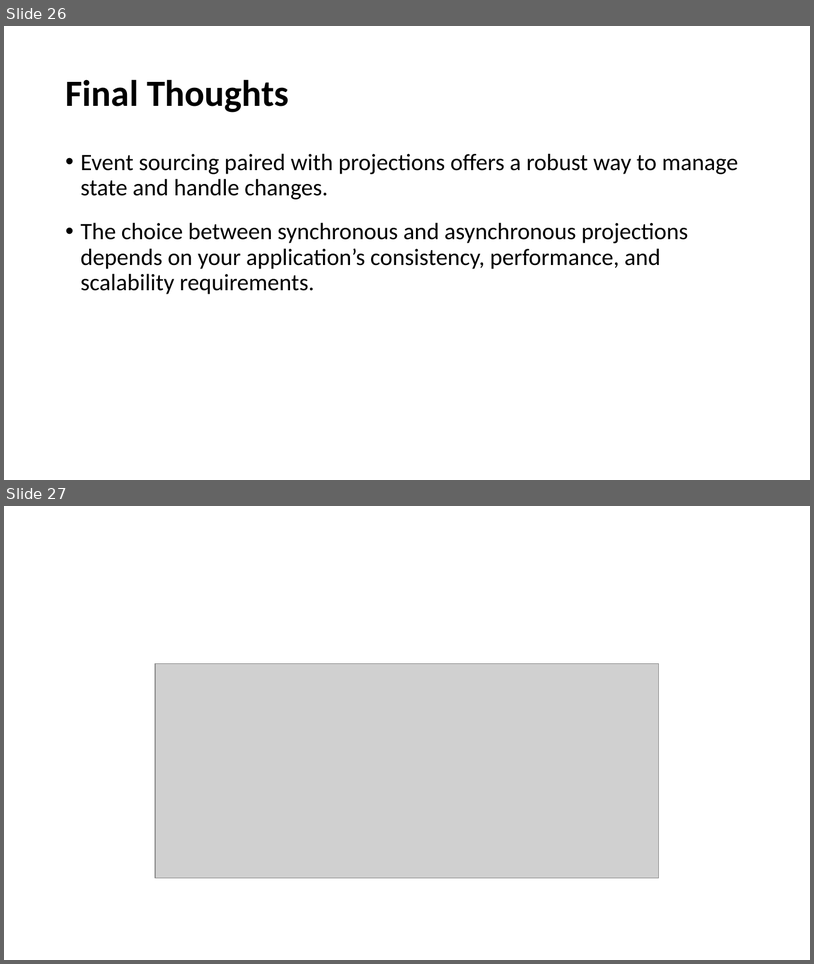
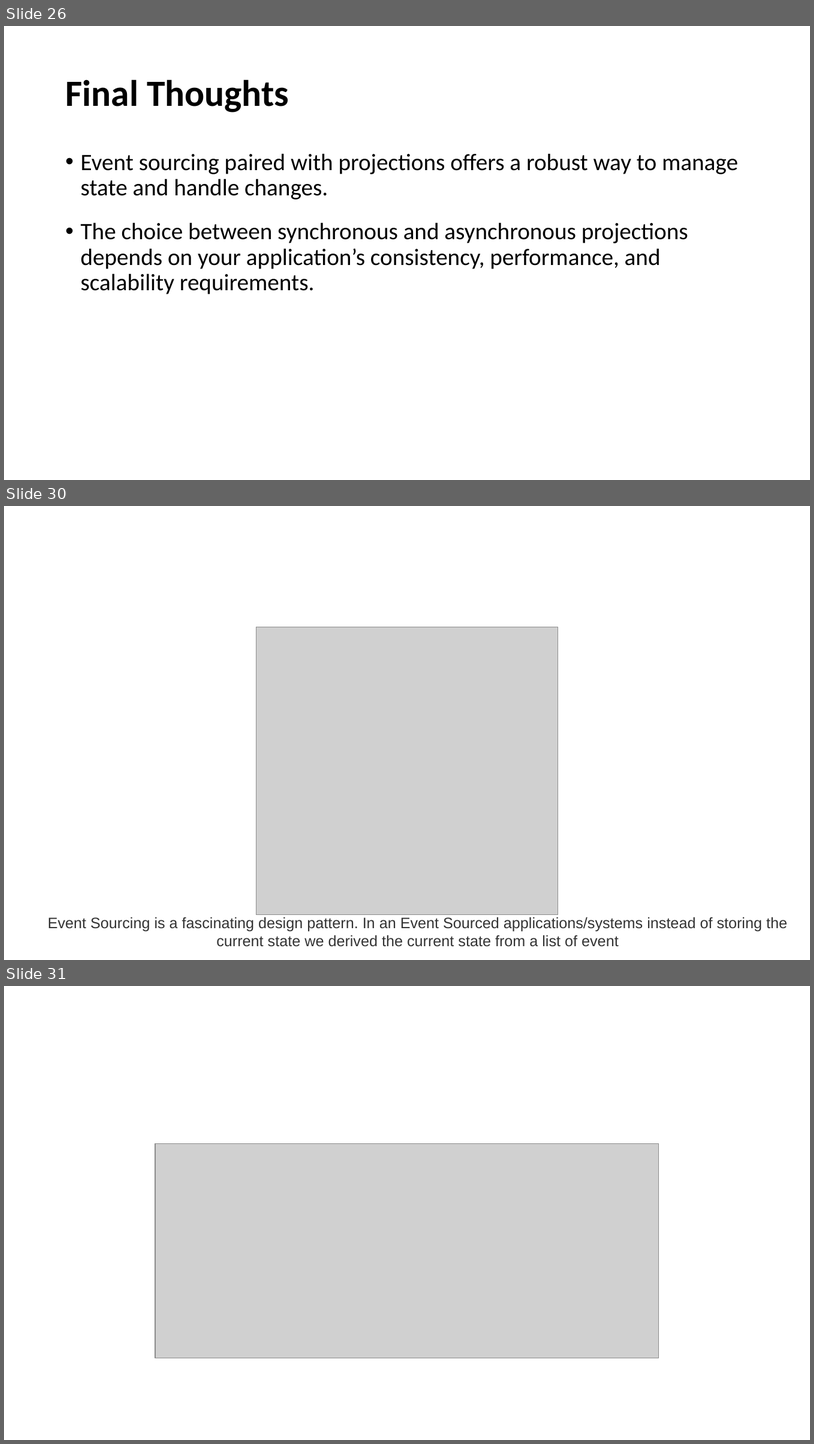
Before and after one commit to Opzet/EventDrivenArchitecture, a slide deck: Event Sourcing (EDA).pptx. Shown one above the other, each under a label of ours: slides 26 and 27 before the commit, slides 26, 30 and 31 after it; the slides between them are not shown. The pictures are 814x964 and 814x1444 pixels, drawn with LibreOffice and Linux fonts; fonts in the diff are those of the drawing; grey boxes stand for pictures. Boxes give left, top, right and bottom in pixels: in the first picture for what was removed or moved away, otherwise in the second. Text is boxed around its words. In the diff, an @@ line names an element or a change of style, - is before the commit and + after.

```diff
--- a/Event Sourcing (EDA).pptx
+++ b/Event Sourcing (EDA).pptx
@@ slide 30 added at <box>4,506,810,960</box>, background #FFFFFF @@
@@ picture added at <box>256,627,558,915</box> @@
@@ text added at <box>48,916,788,946</box>, 18 pt, text #333333 @@
+Event Sourcing is a fascinating design pattern. In an Event Sourced applications/systems instead of storing the current state we derived the current state from a list of event
@@ what was slide 27 is now slide 31 @@
```
Also in this commit, not shown: 3 other slides added.
